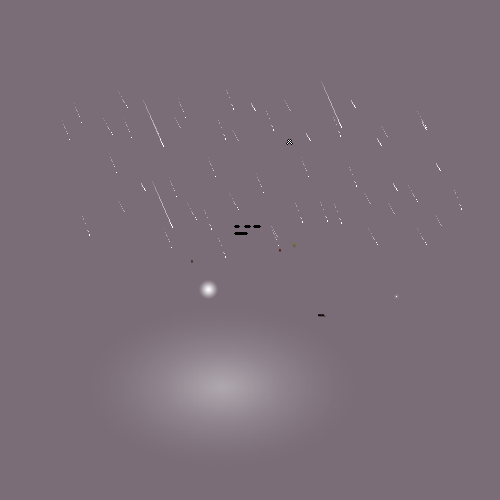
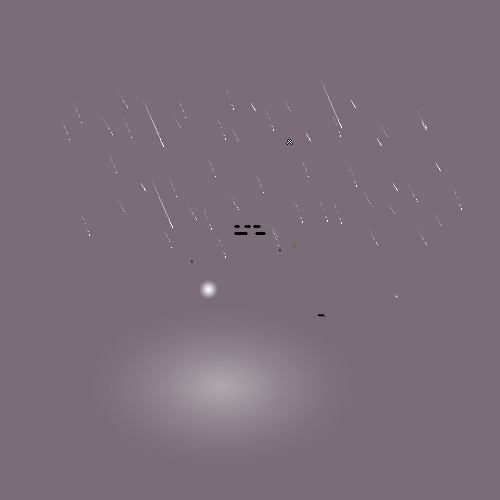
Before/after of a 500x500 layered artwork. What changed in the layer stack:
added layer "ShadowSpotW11.png" in group "Shadow spots" over (255, 232, 266, 235)
